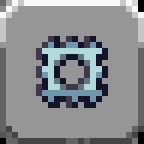
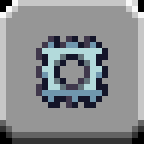
Two versions of the same layered image (144 x 144). Layer-by-layer changes:
painted on "Background" over [0, 0, 144, 144]
